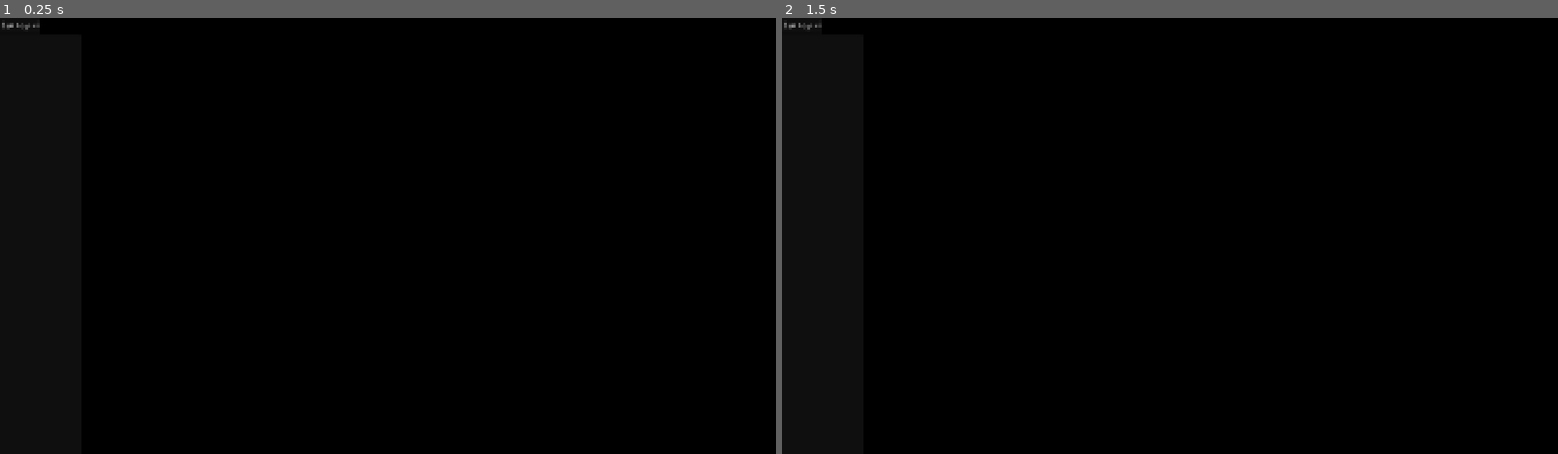
Above: before the commit, frames 1-2 (left to right).
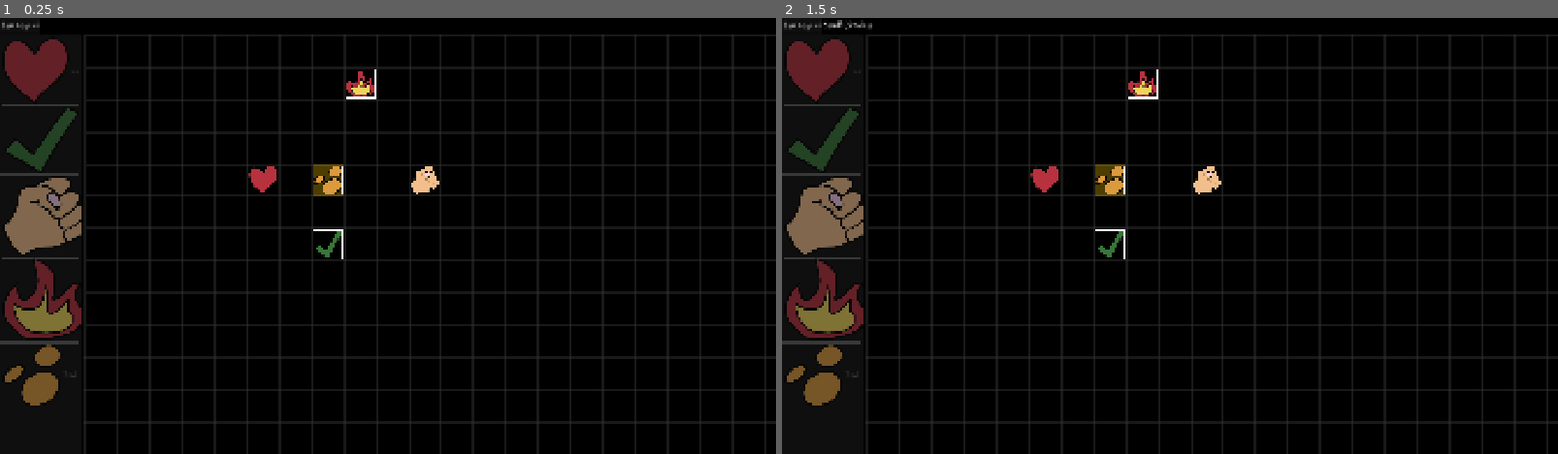
Above: after the commit, the same moments.

Repository: jsCommander/ld-59
Game: Godot game, scene res://game_kit/ui/components/skill_tree/skill_tree_editor.tscn
The game is run twice, just before and just after one commit, with the same random seed, the same clock (stepped at 60 frames per second) and the same inputs. The project has no main scene, so this scene is started directly. Sound files missing from this copy of the repository are replaced by a short silence.
Inputs (mouse positions are in pixels of both pictures, inside the frame that each line leads up to):
- Up to frame 1 (0.25 s): no input
- Up to frame 2 (1.5 s): click "Save Layout" at 0.5 s; move the mouse to (1340, 214) at 1.27 s; tap E at 1.35 s; click (1340, 214) at 1.42 s

The runs differ from the first frame. In frame 1, 17% of the frame differs, in the area x 0-100%, y 3-100%; in frame 2, 17%, in the area x 0-100%, y 0-100%.

Commit message:
fix: set mouse_filter=IGNORE on diamond children so clicks reach SkillTreeNode

Diff:
--- /dev/null
+++ b/game_data/upgrade_tree/budget_boost.tres
@@ -0,0 +1,11 @@
+[gd_resource type="Resource" script_class="UpgradeTree" format=3]
+
+[ext_resource type="Script" path="res://game_data/upgrade_tree/upgrade_tree.gd" id="1_script"]
+[ext_resource type="Texture2D" path="res://assets/icons/icn_pollen.png" id="2_icon"]
+
+[resource]
+script = ExtResource("1_script")
+id = "budget_boost"
+display_name = "Budget Boost"
+description = "Increase budget earned per sprint"
+icon = ExtResource("2_icon")
--- /dev/null
+++ b/game_data/upgrade_tree/bug_hunter.tres
@@ -0,0 +1,11 @@
+[gd_resource type="Resource" script_class="UpgradeTree" format=3]
+
+[ext_resource type="Script" path="res://game_data/upgrade_tree/upgrade_tree.gd" id="1_script"]
+[ext_resource type="Texture2D" path="res://assets/icons/icn_fight.png" id="2_icon"]
+
+[resource]
+script = ExtResource("1_script")
+id = "bug_hunter"
+display_name = "Bug Hunter"
+description = "Find and fix bugs more efficiently"
+icon = ExtResource("2_icon")
--- /dev/null
+++ b/game_data/upgrade_tree/fast_features.tres
@@ -0,0 +1,11 @@
+[gd_resource type="Resource" script_class="UpgradeTree" format=3]
+
+[ext_resource type="Script" path="res://game_data/upgrade_tree/upgrade_tree.gd" id="1_script"]
+[ext_resource type="Texture2D" path="res://assets/icons/icn_check.png" id="2_icon"]
+
+[resource]
+script = ExtResource("1_script")
+id = "fast_features"
+display_name = "Fast Features"
+description = "Developers complete features faster"
+icon = ExtResource("2_icon")
--- /dev/null
+++ b/game_data/upgrade_tree/leadership.tres
@@ -0,0 +1,11 @@
+[gd_resource type="Resource" script_class="UpgradeTree" format=3]
+
+[ext_resource type="Script" path="res://game_data/upgrade_tree/upgrade_tree.gd" id="1_script"]
+[ext_resource type="Texture2D" path="res://assets/icons/icn_fire.png" id="2_icon"]
+
+[resource]
+script = ExtResource("1_script")
+id = "leadership"
+display_name = "Leadership"
+description = "Boost team morale and productivity"
+icon = ExtResource("2_icon")
--- /dev/null
+++ b/game_data/upgrade_tree/refactor_guru.tres
@@ -0,0 +1,11 @@
+[gd_resource type="Resource" script_class="UpgradeTree" format=3]
+
+[ext_resource type="Script" path="res://game_data/upgrade_tree/upgrade_tree.gd" id="1_script"]
+[ext_resource type="Texture2D" path="res://assets/icons/icn_heart.png" id="2_icon"]
+
+[resource]
+script = ExtResource("1_script")
+id = "refactor_guru"
+display_name = "Refactor Guru"
+description = "Reduce tech debt with each refactor"
+icon = ExtResource("2_icon")
--- /dev/null
+++ b/game_data/upgrade_tree/tree.tres
@@ -0,0 +1,45 @@
+[gd_resource type="Resource" script_class="SkillTreeLayout" format=3 uid="uid://bj4mi8vpyaxkc"]
+
+[ext_resource type="Script" uid="uid://cu5rntyba58u0" path="res://game_kit/ui/components/skill_tree/skill_tree_node_placement.gd" id="1_njl5p"]
+[ext_resource type="Resource" path="res://game_data/upgrade_tree/budget_boost.tres" id="2_857x0"]
+[ext_resource type="Script" uid="uid://ddbtf4ck5o4r" path="res://game_kit/ui/components/skill_tree/skill_tree_layout.gd" id="2_ci458"]
+[ext_resource type="Resource" path="res://game_data/upgrade_tree/refactor_guru.tres" id="3_857x0"]
+[ext_resource type="Resource" path="res://game_data/upgrade_tree/fast_features.tres" id="4_u00u2"]
+[ext_resource type="Resource" path="res://game_data/upgrade_tree/bug_hunter.tres" id="5_74gya"]
+[ext_resource type="Resource" path="res://game_data/upgrade_tree/leadership.tres" id="6_jn4u6"]
+
+[sub_resource type="Resource" id="Resource_u00u2"]
+script = ExtResource("1_njl5p")
+upgrade = ExtResource("2_857x0")
+grid_x = 7
+grid_y = 4
+
+[sub_resource type="Resource" id="Resource_74gya"]
+script = ExtResource("1_njl5p")
+upgrade = ExtResource("3_857x0")
+grid_x = 5
+grid_y = 4
+
+[sub_resource type="Resource" id="Resource_jn4u6"]
+script = ExtResource("1_njl5p")
+upgrade = ExtResource("4_u00u2")
+grid_x = 7
+grid_y = 6
+
+[sub_resource type="Resource" id="Resource_4cit8"]
+script = ExtResource("1_njl5p")
+upgrade = ExtResource("5_74gya")
+grid_x = 10
+grid_y = 4
+
+[sub_resource type="Resource" id="Resource_r3ln8"]
+script = ExtResource("1_njl5p")
+upgrade = ExtResource("6_jn4u6")
+grid_x = 8
+grid_y = 1
+
+[resource]
+script = ExtResource("2_ci458")
+nodes = Array[ExtResource("1_njl5p")]([SubResource("Resource_u00u2"), SubResource("Resource_74gya"), SubResource("Resource_jn4u6"), SubResource("Resource_4cit8"), SubResource("Resource_r3ln8")])
+root = SubResource("Resource_u00u2")
+metadata/_custom_type_script = "uid://ddbtf4ck5o4r"
--- /dev/null
+++ b/game_data/upgrade_tree/upgrades_tree.tres
@@ -0,0 +1,7 @@
+[gd_resource type="Resource" script_class="UpgradeTree" format=3 uid="uid://bpi5c5yx28f1f"]
+
+[ext_resource type="Script" uid="uid://b1prvmqk8tjhg" path="res://game_data/upgrade_tree/upgrade_tree.gd" id="1_mdrvt"]
+
+[resource]
+script = ExtResource("1_mdrvt")
+metadata/_custom_type_script = "uid://b1prvmqk8tjhg"
--- a/game_kit/ui/components/skill_tree/skill_tree_editor.tscn
+++ b/game_kit/ui/components/skill_tree/skill_tree_editor.tscn
@@ -1,8 +1,9 @@
-[gd_scene load_steps=2 format=3]
+[gd_scene format=3 uid="uid://dhxsys6epddiy"]
 
-[ext_resource type="Script" path="res://game_kit/ui/components/skill_tree/skill_tree_editor.gd" id="1_script"]
+[ext_resource type="Script" uid="uid://dto6xa78awelc" path="res://game_kit/ui/components/skill_tree/skill_tree_editor.gd" id="1_script"]
+[ext_resource type="Resource" uid="uid://4ci74j3a7bi4" path="res://game_data/upgrade_tree/tree.tres" id="2_46vgi"]
 
-[node name="SkillTreeEditor" type="Control"]
+[node name="SkillTreeEditor" type="Control" unique_id=2001633005]
 layout_mode = 3
 anchors_preset = 15
 anchor_right = 1.0
@@ -10,8 +11,10 @@
 grow_horizontal = 2
 grow_vertical = 2
 script = ExtResource("1_script")
+layout = ExtResource("2_46vgi")
+upgrades_path = "res://game_data/upgrade_tree"
 
-[node name="VBoxContainer" type="VBoxContainer" parent="."]
+[node name="VBoxContainer" type="VBoxContainer" parent="." unique_id=772249372]
 layout_mode = 1
 anchors_preset = 15
 anchor_right = 1.0
@@ -19,30 +22,29 @@
 grow_horizontal = 2
 grow_vertical = 2
 
-[node name="Toolbar" type="HBoxContainer" parent="VBoxContainer"]
+[node name="Toolbar" type="HBoxContainer" parent="VBoxContainer" unique_id=616568679]
 layout_mode = 2
 
-[node name="SaveButton" type="Button" parent="VBoxContainer/Toolbar"]
+[node name="SaveButton" type="Button" parent="VBoxContainer/Toolbar" unique_id=880662800]
 unique_name_in_owner = true
 layout_mode = 2
 text = "Save Layout"
 
-[node name="StatusLabel" type="Label" parent="VBoxContainer/Toolbar"]
+[node name="StatusLabel" type="Label" parent="VBoxContainer/Toolbar" unique_id=62180378]
 unique_name_in_owner = true
 layout_mode = 2
 size_flags_horizontal = 3
-text = ""
 
-[node name="HSplitContainer" type="HSplitContainer" parent="VBoxContainer"]
+[node name="HSplitContainer" type="HSplitContainer" parent="VBoxContainer" unique_id=901938877]
 layout_mode = 2
 size_flags_vertical = 3
 
-[node name="PaletteList" type="ItemList" parent="VBoxContainer/HSplitContainer"]
+[node name="PaletteList" type="ItemList" parent="VBoxContainer/HSplitContainer" unique_id=1594057432]
 unique_name_in_owner = true
 custom_minimum_size = Vector2(200, 0)
 layout_mode = 2
 
-[node name="GridPanel" type="Control" parent="VBoxContainer/HSplitContainer"]
+[node name="GridPanel" type="Control" parent="VBoxContainer/HSplitContainer" unique_id=1143326118]
 unique_name_in_owner = true
 layout_mode = 2
 size_flags_horizontal = 3
--- a/game_kit/ui/components/skill_tree/skill_tree_node.tscn
+++ b/game_kit/ui/components/skill_tree/skill_tree_node.tscn
@@ -7,6 +7,7 @@
 script = ExtResource("1_script")
 
 [node name="Diamond" type="Control" parent="."]
+mouse_filter = 2
 layout_mode = 1
 anchors_preset = 8
 anchor_left = 0.5
@@ -21,6 +22,7 @@
 pivot_offset = Vector2(24, 24)
 
 [node name="Background" type="ColorRect" parent="Diamond"]
+mouse_filter = 2
 layout_mode = 1
 anchors_preset = 15
 anchor_right = 1.0
@@ -29,6 +31,7 @@
 
 [node name="IconRect" type="TextureRect" parent="Diamond"]
 unique_name_in_owner = true
+mouse_filter = 2
 layout_mode = 1
 anchors_preset = 15
 anchor_right = 1.0
--- a/game_kit/ui/components/skill_tree/skill_tree_view.tscn
+++ b/game_kit/ui/components/skill_tree/skill_tree_view.tscn
@@ -1,13 +1,15 @@
-[gd_scene load_steps=2 format=3]
+[gd_scene format=3 uid="uid://b6o731dh7eusb"]
 
-[ext_resource type="Script" path="res://game_kit/ui/components/skill_tree/skill_tree_view.gd" id="1_script"]
+[ext_resource type="Script" uid="uid://cwiau7kh3o600" path="res://game_kit/ui/components/skill_tree/skill_tree_view.gd" id="1_script"]
+[ext_resource type="Resource" path="res://game_data/upgrade_tree/tree.tres" id="2_i6jwg"]
 
-[node name="SkillTreeView" type="Control"]
+[node name="SkillTreeView" type="Control" unique_id=711570083]
+clip_contents = true
 layout_mode = 3
 anchors_preset = 15
 anchor_right = 1.0
 anchor_bottom = 1.0
 grow_horizontal = 2
 grow_vertical = 2
-clip_contents = true
 script = ExtResource("1_script")
+layout = ExtResource("2_i6jwg")
Not shown, added: game_kit/ui/components/skill_tree/base_upgrade.gd.uid
Not shown, added: game_kit/ui/components/skill_tree/skill_tree_editor.gd.uid
Not shown, added: game_kit/ui/components/skill_tree/skill_tree_layout.gd.uid
Not shown, added: game_kit/ui/components/skill_tree/skill_tree_node.gd.uid
Not shown, added: game_kit/ui/components/skill_tree/skill_tree_node_placement.gd.uid
Not shown, added: game_kit/ui/components/skill_tree/skill_tree_tooltip.gd.uid
Not shown, added: game_kit/ui/components/skill_tree/skill_tree_view.gd.uid
